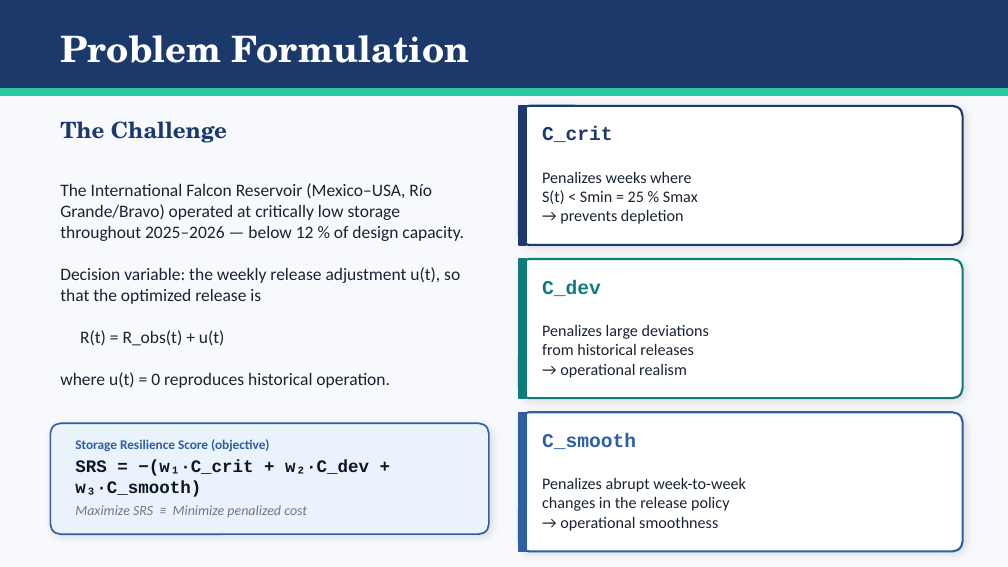
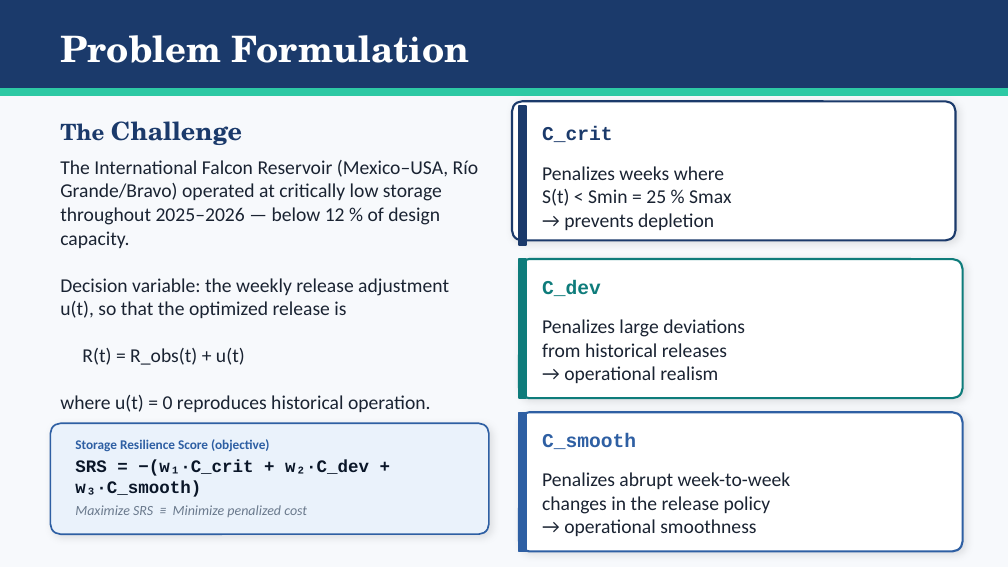
Before and after one commit to Hackathon-Puebla-2026/Equipo_04, a slide deck: slide 2 of Equipo04_FalconChallenge.pptx. Drawn at 1008x567 pixels with LibreOffice and Linux fonts; fonts in the diff are those of the drawing. Boxes give left, top, right and bottom in pixels: in the first picture for what was removed or moved away, otherwise in the second. Text is boxed around its words. In the diff, an @@ line names an element or a change of style, - is before the commit and + after.

```diff
--- a/Equipo04_FalconChallenge.pptx
+++ b/Equipo04_FalconChallenge.pptx
@@ text "The Challenge" at (60, 121, 242, 145): size 16 to 18 pt in "Challenge" @@
@@ rounded rectangle: place and size @@
-rounded rectangle at (519, 106, 963, 245)
+rounded rectangle at (512, 101, 956, 240)
@@ text "The International Falcon Reservoir (Mexico–USA, ..." at (60, 160, 479, 412): size 12.5 to 14 pt @@
@@ size 11.5 to 14 pt in 3 elements at (542, 166, 731, 230), (542, 319, 745, 383), (542, 472, 791, 536) @@
```
Also in this commit, not shown: 5 other slides changed, 1 slide added.
